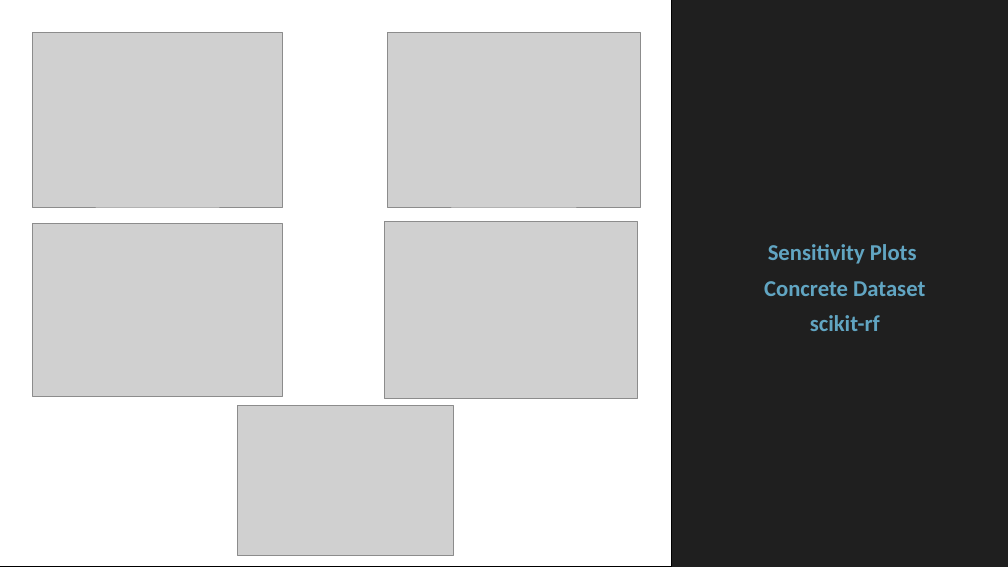
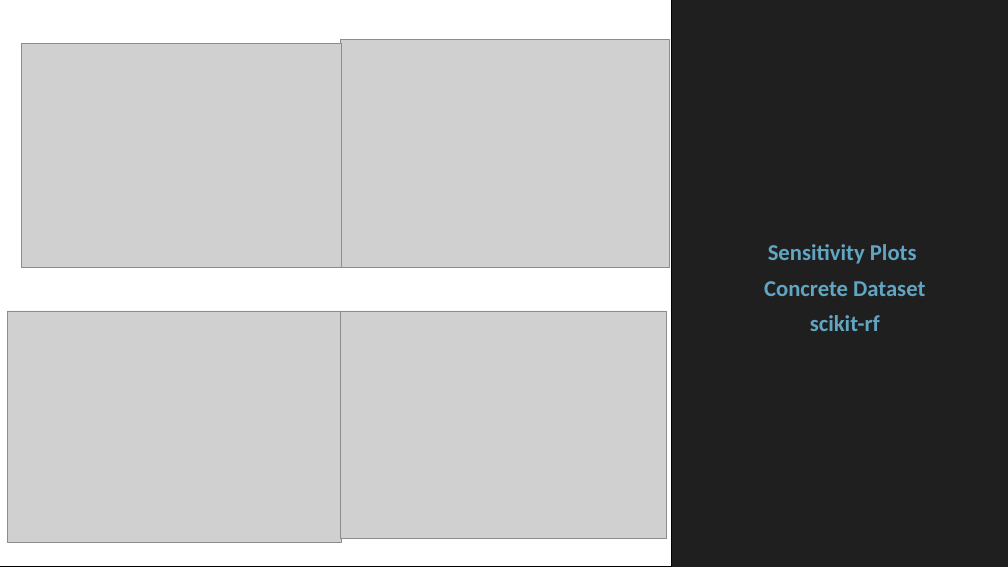
Before and after one commit to floengl/Machine-Learning, a slide deck: slide 13 of Exercise_2/Exercie2_slides.pptx. Drawn at 1008x567 pixels with LibreOffice and Linux fonts; fonts in the diff are those of the drawing; grey boxes stand for pictures. Boxes give left, top, right and bottom in pixels: in the first picture for what was removed or moved away, otherwise in the second. Text is boxed around its words. In the diff, an @@ line names an element or a change of style, - is before the commit and + after.

Commit message:
added sens. plots ppt

```diff
--- a/Exercise_2/Exercie2_slides.pptx
+++ b/Exercise_2/Exercie2_slides.pptx
@@ picture: place and size @@
-picture at box(33, 33, 283, 207)
+picture at box(21, 44, 341, 268)
@@ picture: place and size @@
-picture at box(388, 33, 640, 207)
+picture at box(340, 40, 669, 268)
@@ picture: place and size @@
-picture at box(33, 224, 282, 396)
+picture at box(8, 311, 342, 542)
@@ picture: place and size @@
-picture at box(384, 222, 637, 398)
+picture at box(340, 311, 667, 538)
@@ picture removed at box(238, 405, 454, 555) @@
```
Also in this commit, not shown: 7 other slides changed, 1 slide added.
